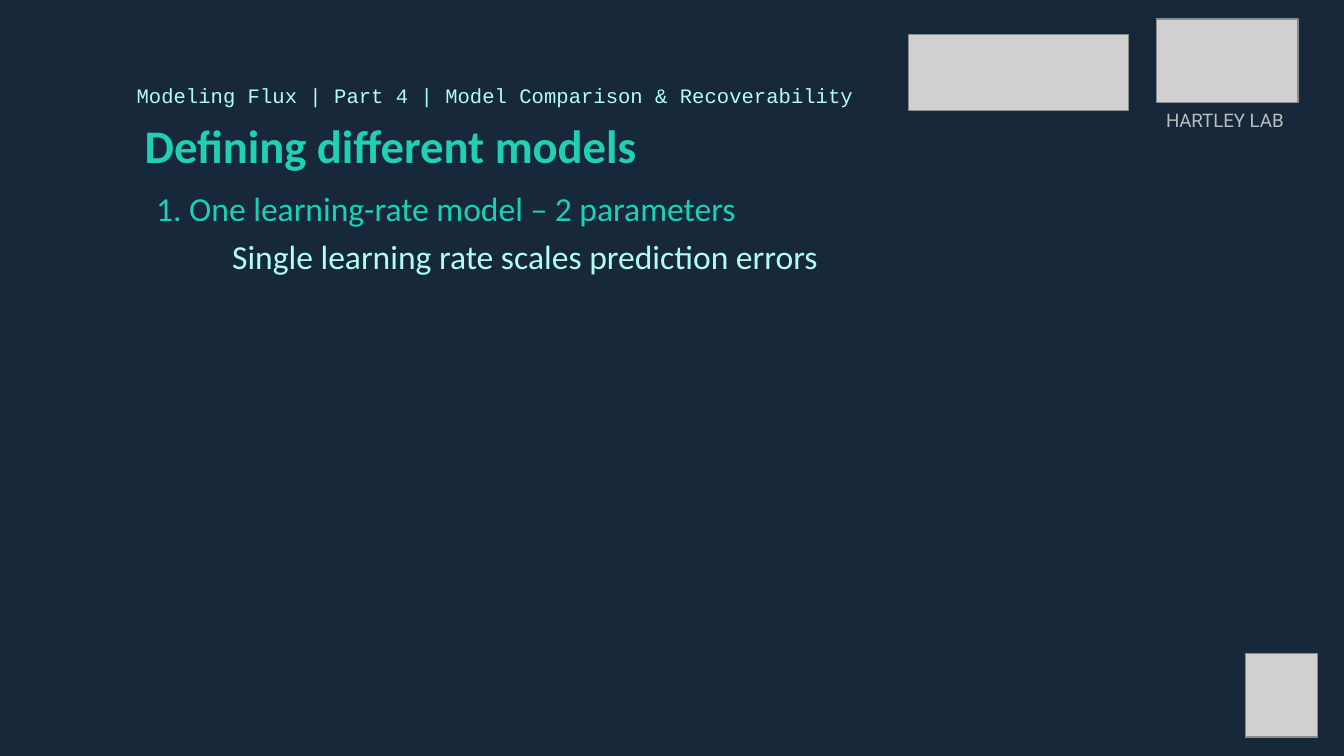
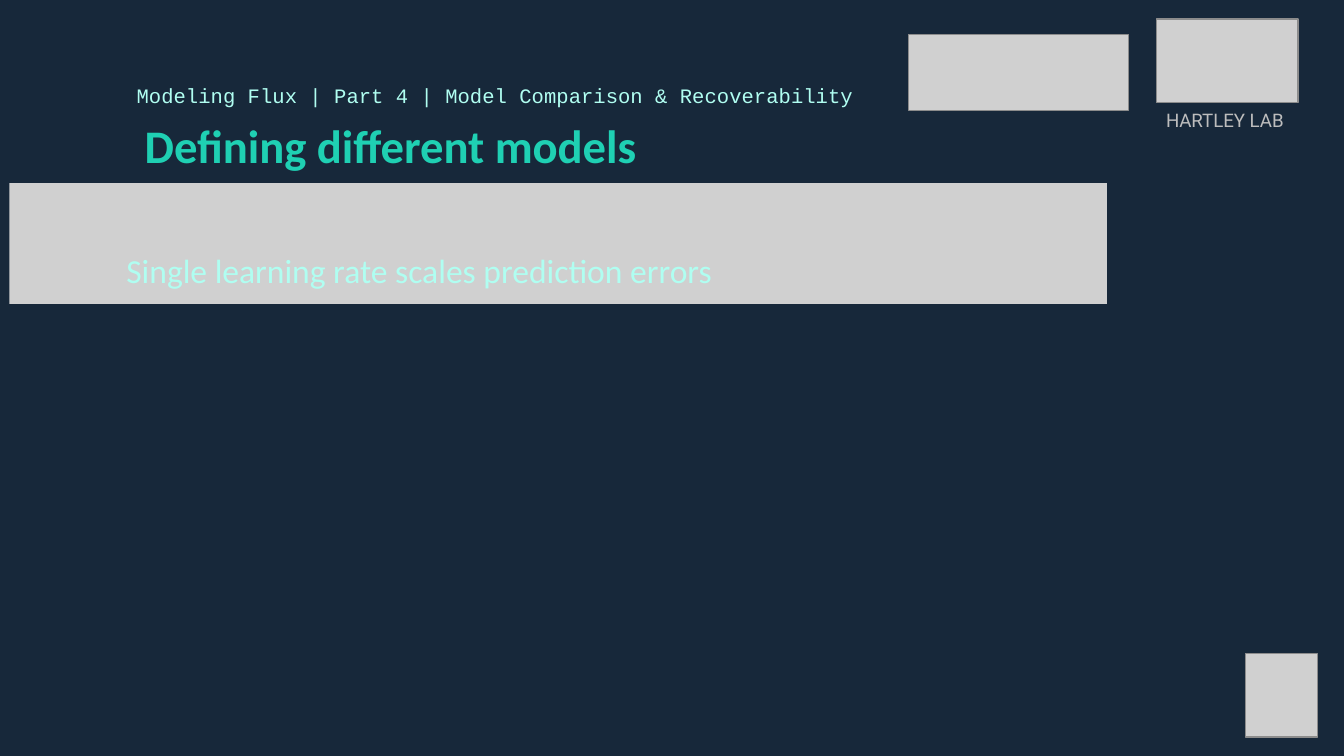
Before and after one commit to DevComPsy/2021FluxCompModellingWorkshop, a slide deck: slide 20 of SectionD/Flux_GroupD_combined.pptx (slide 17 before the commit). Drawn at 1344x756 pixels with LibreOffice and Linux fonts; fonts in the diff are those of the drawing; grey boxes stand for pictures. Boxes give left, top, right and bottom in pixels: in the first picture for what was removed or moved away, otherwise in the second. Text is boxed around its words. In the diff, an @@ line names an element or a change of style, - is before the commit and + after.

```diff
--- a/SectionD/Flux_GroupD_combined.pptx
+++ b/SectionD/Flux_GroupD_combined.pptx
@@ picture added at [9, 183, 1107, 304] @@
@@ text removed at [156, 197, 735, 227] @@
-1. One learning-rate model – 2 parameters
@@ text removed at [232, 245, 818, 275] @@
-Single learning rate scales prediction errors
```
Also in this commit, not shown: 4 other slides changed, 3 slides added, 1 other file.
